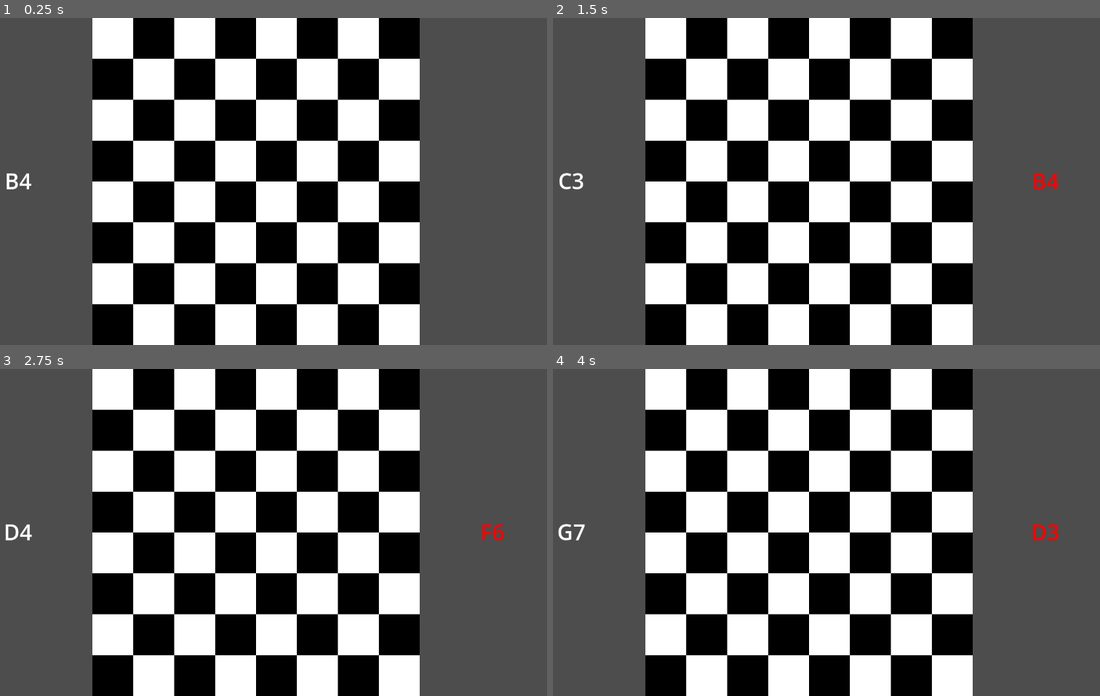
Above: before the commit, frames 1-4 (two rows, left to right).
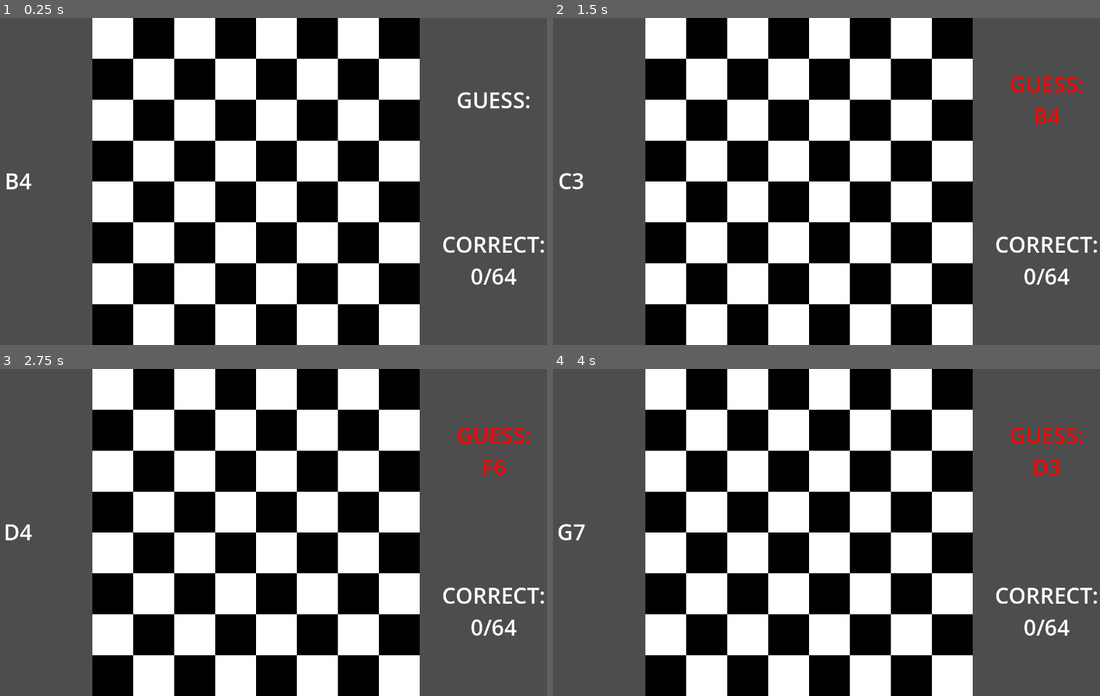
Above: after the commit, the same moments.

Repository: caden-knight/Godot-chess-memory
Game: Godot game, scene res://scenes/chessboard.tscn
The game is run twice, just before and just after one commit, with the same random seed, the same clock (stepped at 60 frames per second) and the same inputs.
Inputs (mouse positions are in pixels of both pictures, inside the frame that each line leads up to):
- Up to frame 1 (0.25 s): no input
- Up to frame 2 (1.5 s): tap Enter at 0.5 s; move the mouse to (935, 165) at 0.52 s; click (935, 165) at 0.67 s; tap Space at 1.25 s; move the mouse to (695, 197) at 1.27 s; click (695, 197) at 1.42 s
- Up to frame 3 (2.75 s): tap Enter at 2 s; move the mouse to (311, 460) at 2.02 s; click (311, 460) at 2.17 s
- Up to frame 4 (4 s): tap Space at 2.75 s; move the mouse to (777, 597) at 2.77 s; click (777, 597) at 2.92 s; tap Enter at 3.5 s; move the mouse to (985, 581) at 3.52 s; click (985, 581) at 3.67 s

The runs differ from the first frame. In frame 1, 0.9% of the frame differs, in the area x 80-100%, y 22-82%; in frame 2, 1.1%, in the area x 80-100%, y 17-82%; in frame 3, 1.1%; in frame 4, 1.1%.

Commit message:
additional text
adds text to show the player what they guessed and how many they've got correct

Diff:
--- a/scenes/chessboard.tscn
+++ b/scenes/chessboard.tscn
@@ -18,10 +18,24 @@
 uppercase = true
 
 [node name="GuessSquare" type="Label" parent="."]
-offset_left = 1044.0
-offset_right = 1278.0
+offset_left = 1048.0
+offset_top = -2.0
+offset_right = 1277.0
+offset_bottom = 364.0
+theme_override_font_sizes/font_size = 48
+text = "Guess:"
+horizontal_alignment = 1
+vertical_alignment = 1
+autowrap_mode = 2
+uppercase = true
+
+[node name="ProgressSquare" type="Label" parent="."]
+offset_left = 1046.0
+offset_top = 348.0
+offset_right = 1280.0
 offset_bottom = 720.0
 theme_override_font_sizes/font_size = 48
+text = "Correct:"
 horizontal_alignment = 1
 vertical_alignment = 1
 uppercase = true
--- a/scripts/Chessboard.gd
+++ b/scripts/Chessboard.gd
@@ -5,6 +5,7 @@
 @onready var squares := $Squares
 @onready var target_square_label := $TargetSquare
 @onready var guess_square_label := $GuessSquare
+@onready var correct_square_label := $ProgressSquare
 @onready var target_square: String = Singleton.target_squares.pick_random()
 @onready var original_screen_width: float = viewport_size.x
 @onready var original_screen_height: float = viewport_size.y
@@ -18,12 +19,14 @@
 func _ready():
 	setup_board(false, viewport_size.y)
 	Singleton.target_square = target_square
+	correct_square_label.text = "Correct:\n" + str(Singleton.correct_count) + "/64"
 
 # update labels when mouse is clicked
 func _input(event):
 	if event is InputEventMouseButton and event.pressed and event.button_index == MOUSE_BUTTON_LEFT:
 		target_square_label.text = Singleton.target_square
-		guess_square_label.text = Singleton.player_guess
+		guess_square_label.text = "Guess:\n" + Singleton.player_guess
+		correct_square_label.text = "Correct:\n" + str(Singleton.correct_count) + "/64"
 
 		# font color is red if incorrect square is clicked
 		# or green if correct square is clicked
--- a/scripts/Singleton.gd
+++ b/scripts/Singleton.gd
@@ -5,6 +5,7 @@
 var target_square: String
 var player_guess: String = ""
 var isCorrect: bool
+var correct_count: int = 0
 enum GAME_MODE {
 	EASY,
 	HARD
--- a/scripts/Square.gd
+++ b/scripts/Square.gd
@@ -31,6 +31,7 @@
 				Singleton.isCorrect = true # sets text color to green
 				correctly_guessed_tiles.append(player_guess) # keep track of squares already clicked on
 				Singleton.target_squares.erase(player_guess) # get rid of correctly guessed squares
+				Singleton.correct_count+=1 # add one to correct count
 			else:
 				Singleton.isCorrect = false # sets text color to red
 				Singleton.player_guess = player_guess # update player guess in the singleton
